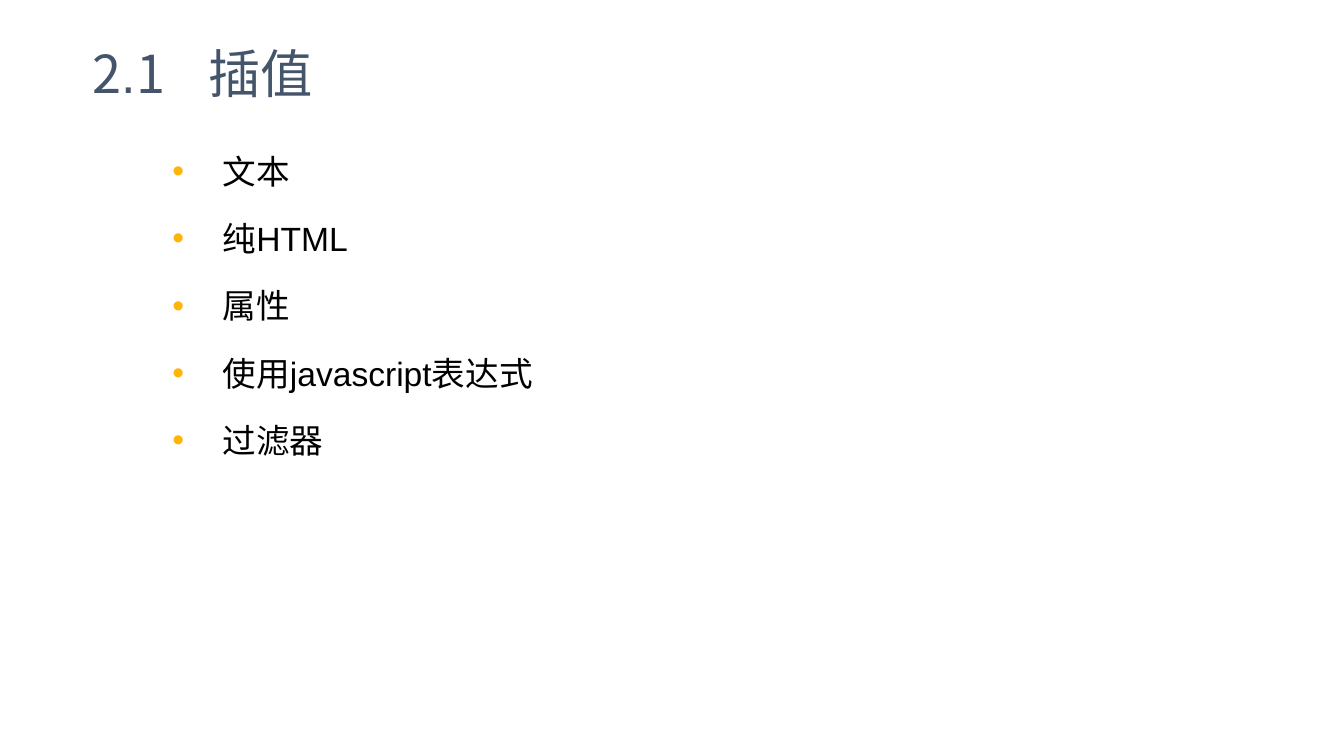
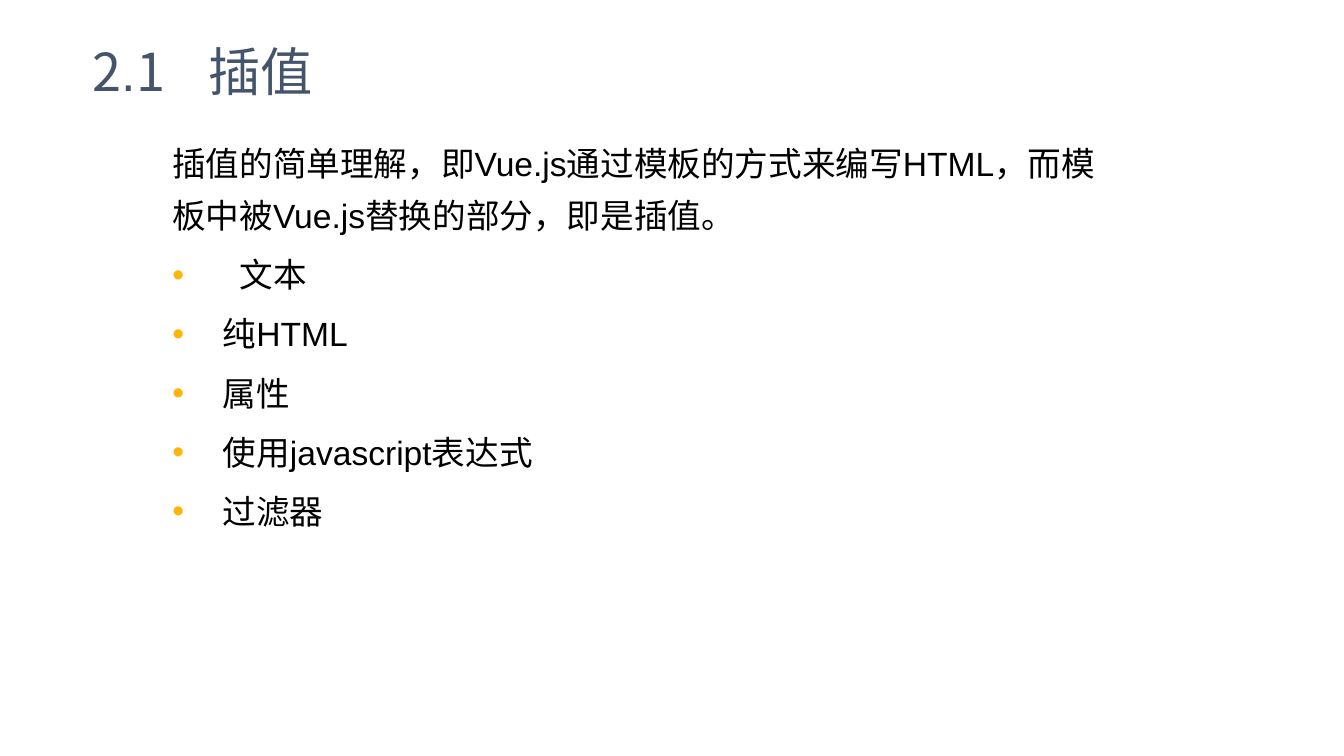
Before and after one commit to yxl2628/vuejs, a slide deck: slide 10 of 02 Vue基础.pptx. Drawn at 1344x756 pixels with LibreOffice and Linux fonts; fonts in the diff are those of the drawing. Boxes give left, top, right and bottom in pixels: in the first picture for what was removed or moved away, otherwise in the second. Text is boxed around its words. In the diff, an @@ line names an element or a change of style, - is before the commit and + after.

```diff
--- a/02 Vue基础.pptx
+++ b/02 Vue基础.pptx
@@ text at <box>172,147,1095,235</box>: paragraph added @@
+插值的简单理解，即Vue.js通过模板的方式来编写HTML，而模板中被Vue.js替换的部分，即是插值。
@@ text at <box>223,258,533,527</box>: indent changed; line spacing 1.5 to 1.3 @@
```
Also in this commit, not shown: 40 other slides changed, 1 other file.
